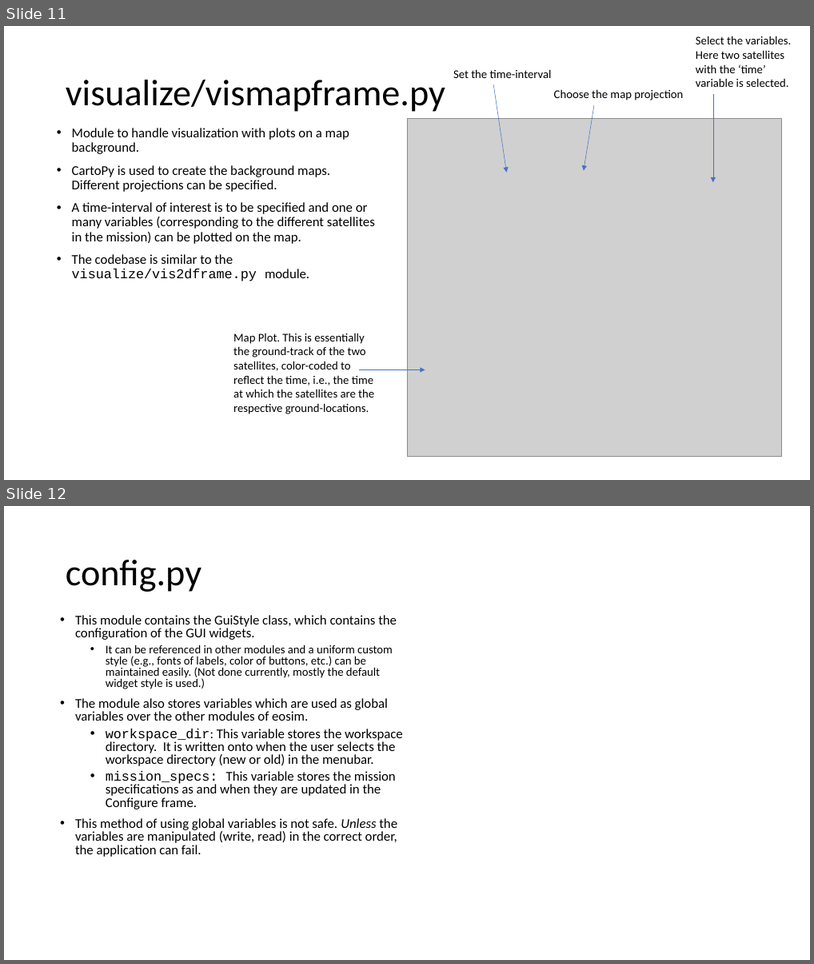
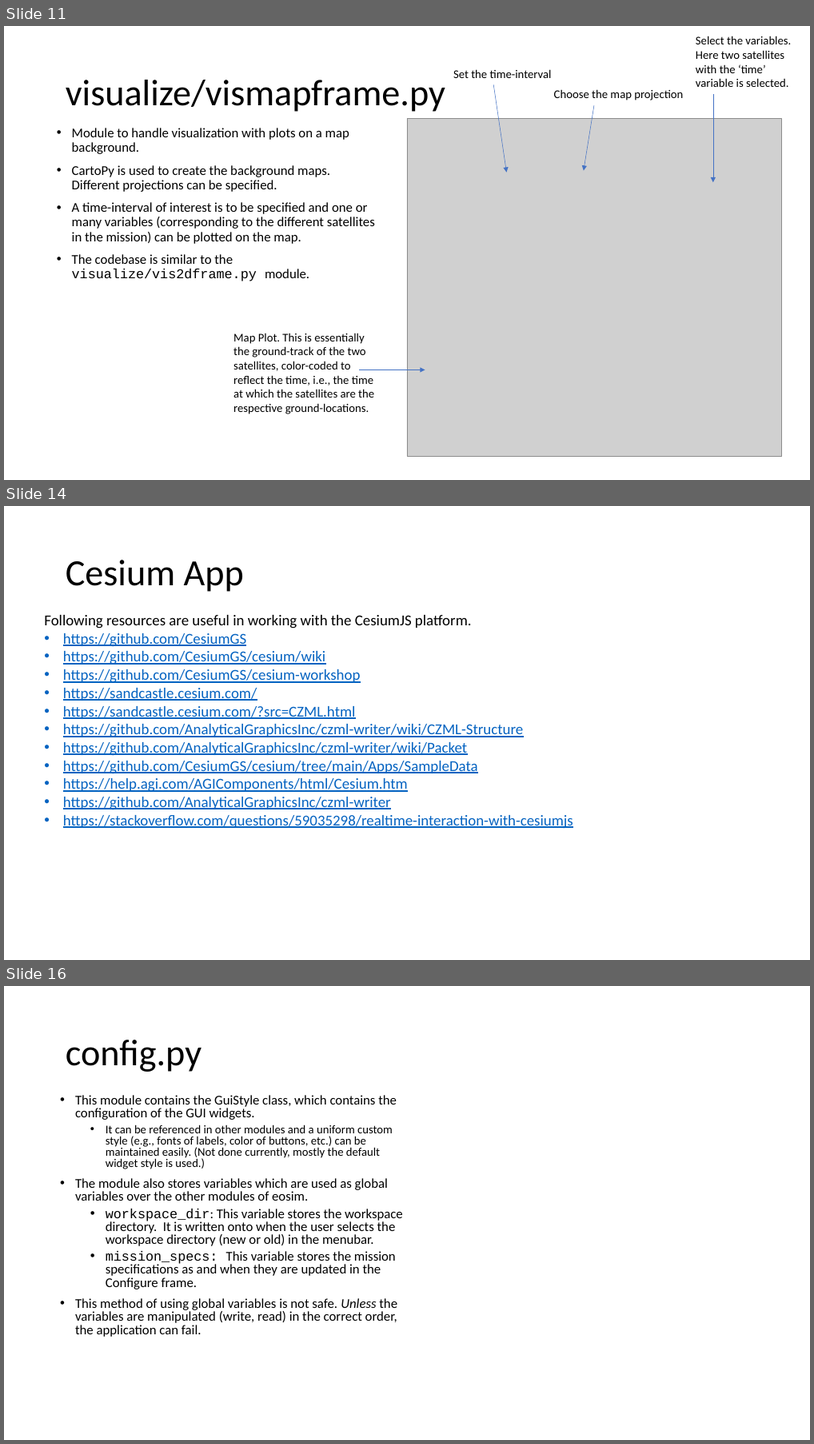
Before and after one commit to EarthObservationSimulator/eosim-gui, a slide deck: docs/codebase_description.pptx. Shown one above the other, each under a label of ours: slides 11 and 12 before the commit, slides 11, 14 and 16 after it; the slides between them are not shown. The pictures are 814x964 and 814x1444 pixels, drawn with LibreOffice and Linux fonts; fonts in the diff are those of the drawing; grey boxes stand for pictures. Boxes give left, top, right and bottom in pixels: in the first picture for what was removed or moved away, otherwise in the second. Text is boxed around its words. In the diff, an @@ line names an element or a change of style, - is before the commit and + after.

Commit message:
Revised cesiumJS powered visualization

```diff
--- a/docs/codebase_description.pptx
+++ b/docs/codebase_description.pptx
@@ slide 14 added at (4, 506, 810, 960), background #FFFFFF @@
@@ title added at (66, 560, 244, 592), 44 pt, text #000000 @@
+Cesium App
@@ text added at (44, 615, 574, 828), 18 pt, text #0563C1, underline @@
+Following resources are useful in working with the CesiumJS platform.
+• https://github.com/CesiumGS
+• https://github.com/CesiumGS/cesium/wiki
+• https://github.com/CesiumGS/cesium-workshop
+• https://sandcastle.cesium.com/
+• https://sandcastle.cesium.com/?src=CZML.html
+• https://github.com/AnalyticalGraphicsInc/czml-writer/wiki/CZML-Structure
+• https://github.com/AnalyticalGraphicsInc/czml-writer/wiki/Packet
+• https://github.com/CesiumGS/cesium/tree/main/Apps/SampleData
+• https://help.agi.com/AGIComponents/html/Cesium.htm
+• https://github.com/AnalyticalGraphicsInc/czml-writer
+• https://stackoverflow.com/questions/59035298/realtime-interaction-with-cesiumjs
@@ what was slide 12 is now slide 16 @@
```
Also in this commit, not shown: 3 other slides added, 11 other files.
